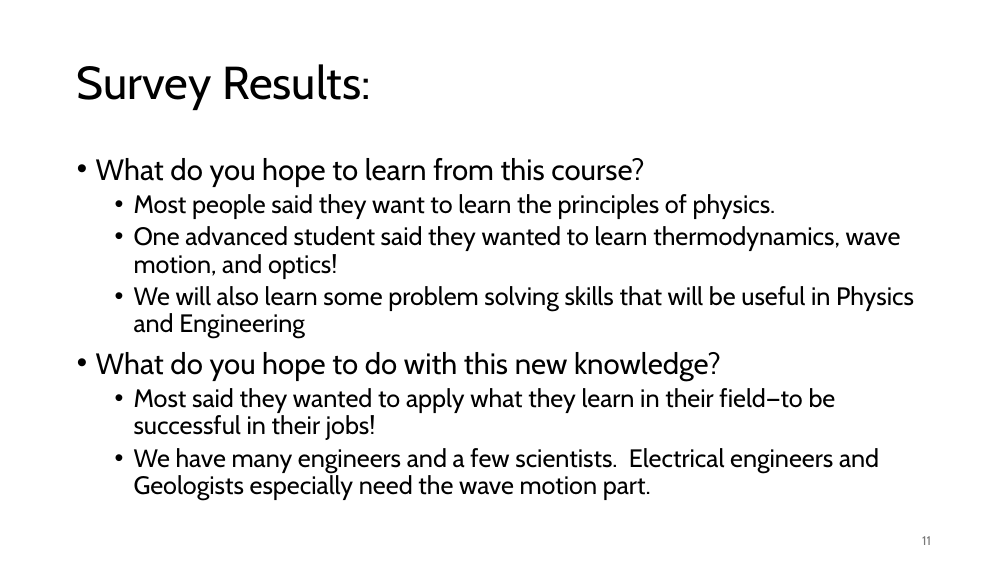
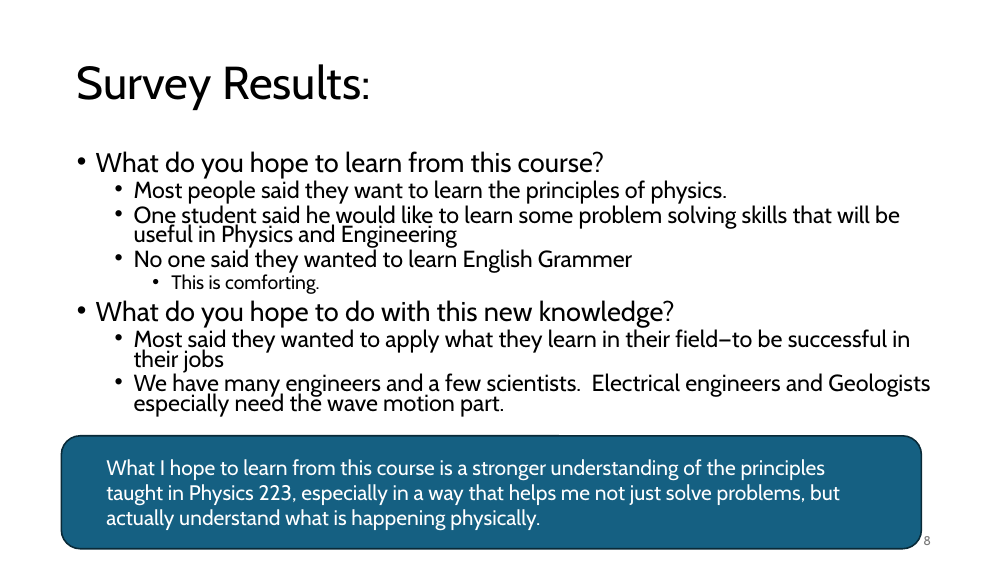
Before and after one commit to rtlines/Introductory-Physics-II, a slide deck: slide 8 of Lecture_Slides/PH 123 Lecture 01.pptx (slide 11 before the commit). Drawn at 1008x567 pixels with LibreOffice and Linux fonts; fonts in the diff are those of the drawing. Boxes give left, top, right and bottom in pixels: in the first picture for what was removed or moved away, otherwise in the second. Text is boxed around its words. In the diff, an @@ line names an element or a change of style, - is before the commit and + after.

Commit message:
edits upt to Lecture 6

```diff
--- a/Lecture_Slides/PH 123 Lecture 01.pptx
+++ b/Lecture_Slides/PH 123 Lecture 01.pptx
@@ text at bbox=[96, 151, 930, 417]: size 28 to 25.9 pt in "What do you hope to learn from ...", "What do you hope to do with ..."; size 24 to 22.2 pt in "Most people said they want to learn ...", "We have many engineers and a few ..."; line spacing 0.9 to 0.7 @@
@@ text at bbox=[134, 203, 900, 294]: text changed; size 24 to 22.2 pt @@
-  • One advanced student said they wanted to learn thermodynamics, wave motion, and optics!
-  • We will also learn some problem solving skills that will be useful in Physics and Engineering
+  • One student said he would like to learn some problem solving skills that will be useful in Physics and Engineering
+  • No one said they wanted to learn English Grammer
+    • This is comforting.
@@ text at bbox=[134, 327, 910, 373]: text changed; size 24 to 22.2 pt @@
-  • Most said they wanted to apply what they learn in their field—to be successful in their jobs!
+  • Most said they wanted to apply what they learn in their field—to be successful in their jobs
@@ rounded rectangle added at bbox=[61, 436, 922, 548], fill #156082, outline #092A39 1.5 pt @@
@@ text added at bbox=[106, 459, 840, 531], 20 pt, text #FFFFFF @@
+What I hope to learn from this course is a stronger understanding of the principles taught in Physics 223, especially in a way that helps me not just solve problems, but actually understand what is happening physically.
@@ page number at bbox=[923, 536, 931, 545]: text changed @@
-11
+8
```
Also in this commit, not shown: 10 other slides changed, 3 slides added, 2 slides removed, 25 other files.
